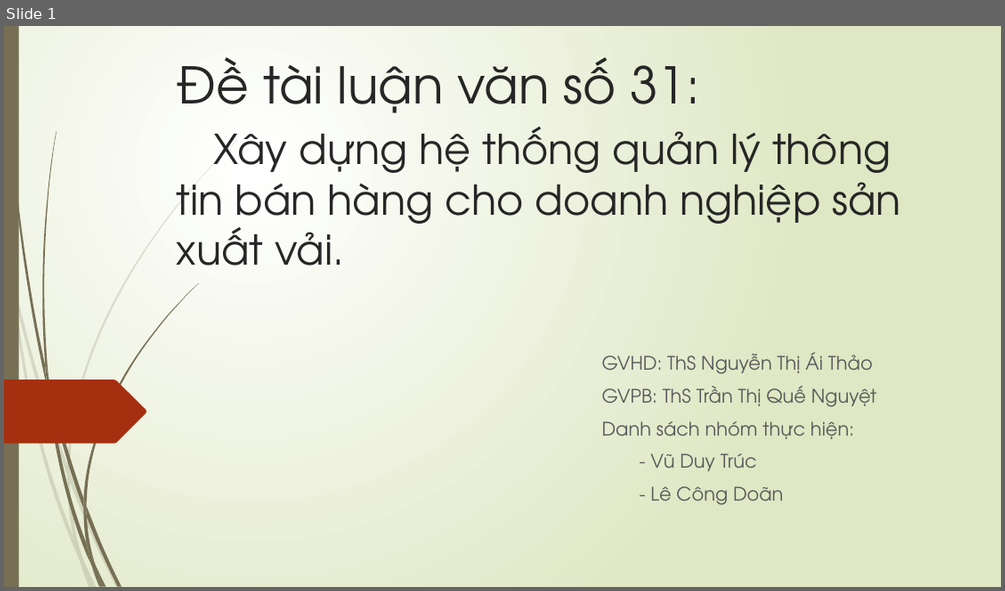
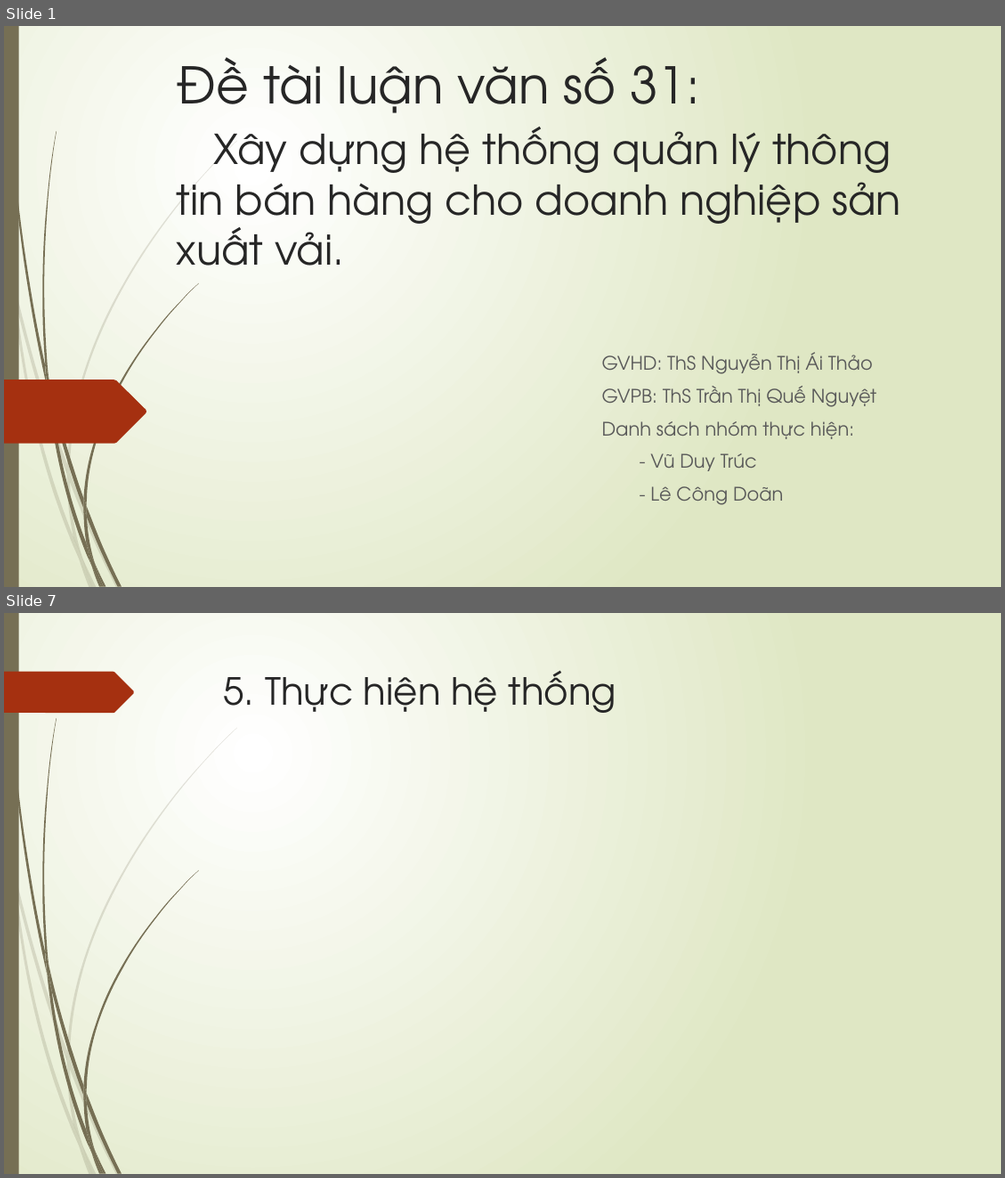
Before and after one commit to doanlecong/LVTN, a slide deck: docs/slide trình cô - bản 1.pptx. Shown one above the other, each under a label of ours: slide 1 before the commit, slides 1 and 7 after it; the slides between them are not shown. The pictures are 1005x591 and 1005x1178 pixels, drawn with LibreOffice and Linux fonts; fonts in the diff are those of the drawing. Boxes give left, top, right and bottom in pixels: in the first picture for what was removed or moved away, otherwise in the second. Text is boxed around its words. In the diff, an @@ line names an element or a change of style, - is before the commit and + after.

```diff
--- a/docs/slide trình cô - bản 1.pptx
+++ b/docs/slide trình cô - bản 1.pptx
@@ slide 7 added at box(4, 613, 1001, 1174), background gradient #FFFFFF to #DFE8C4; not listed: 23 template elements that a slide beside it also shows @@
@@ freeform shape added at box(4, 672, 134, 713), fill #A53010 @@
@@ title added at box(224, 670, 616, 713), 36 pt, text #262626 @@
+5. Thực hiện hệ thống
```
Also in this commit, not shown: 1 slide changed, 7 other slides added, 2 slides removed.
